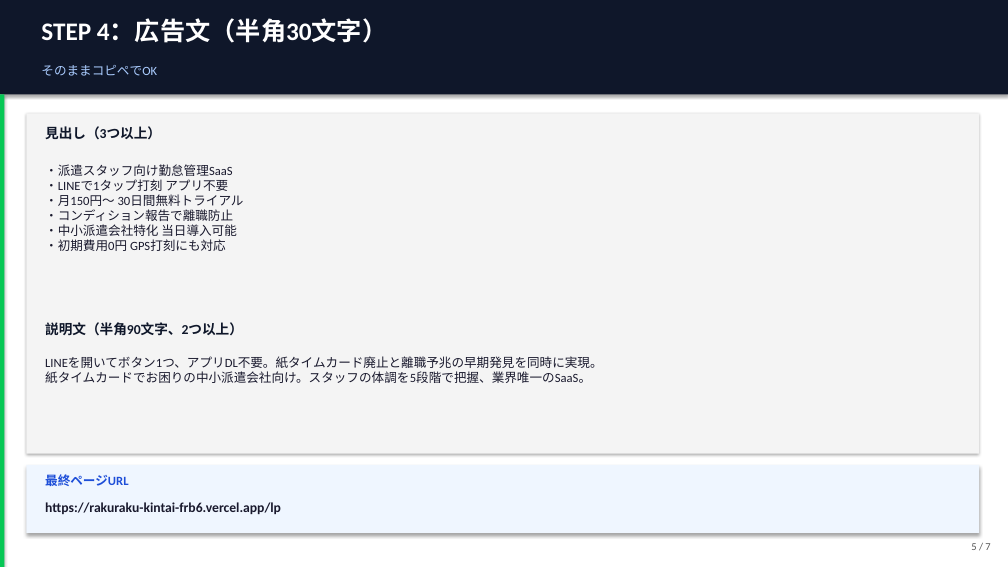
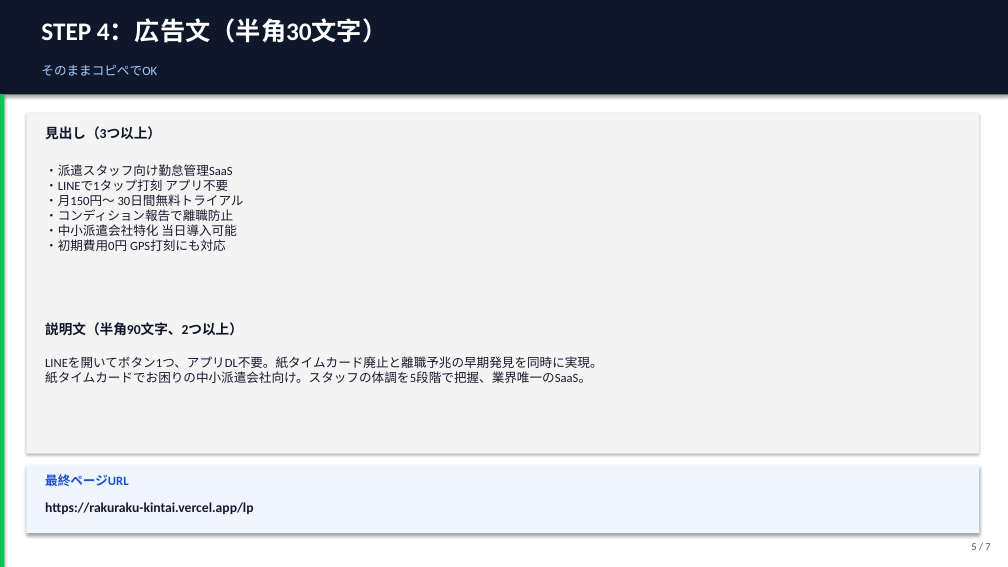
Before and after one commit to biccuri5086-hash/rakuraku-kintai, a slide deck: slide 5 of らくらく勤怠/sales/11_Google広告セットアップ手順書.pptx. Drawn at 1008x567 pixels with LibreOffice and Linux fonts; fonts in the diff are those of the drawing. Boxes give left, top, right and bottom in pixels: in the first picture for what was removed or moved away, otherwise in the second. Text is boxed around its words. In the diff, an @@ line names an element or a change of style, - is before the commit and + after.

```diff
--- a/らくらく勤怠/sales/11_Google広告セットアップ手順書.pptx
+++ b/らくらく勤怠/sales/11_Google広告セットアップ手順書.pptx
@@ text at [45,502,253,514]: text changed @@
-https://rakuraku-kintai-frb6.vercel.app/lp
+https://rakuraku-kintai.vercel.app/lp
```
Also in this commit, not shown: 8 other files.
